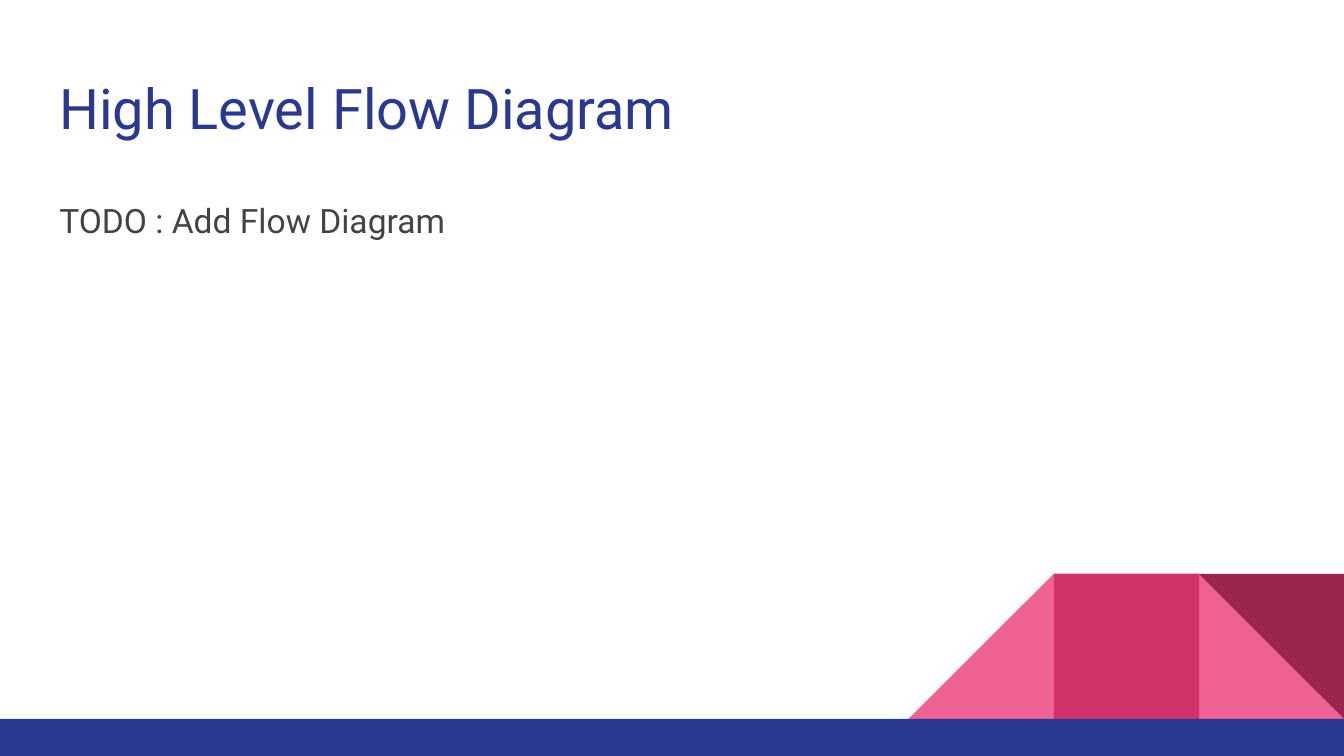
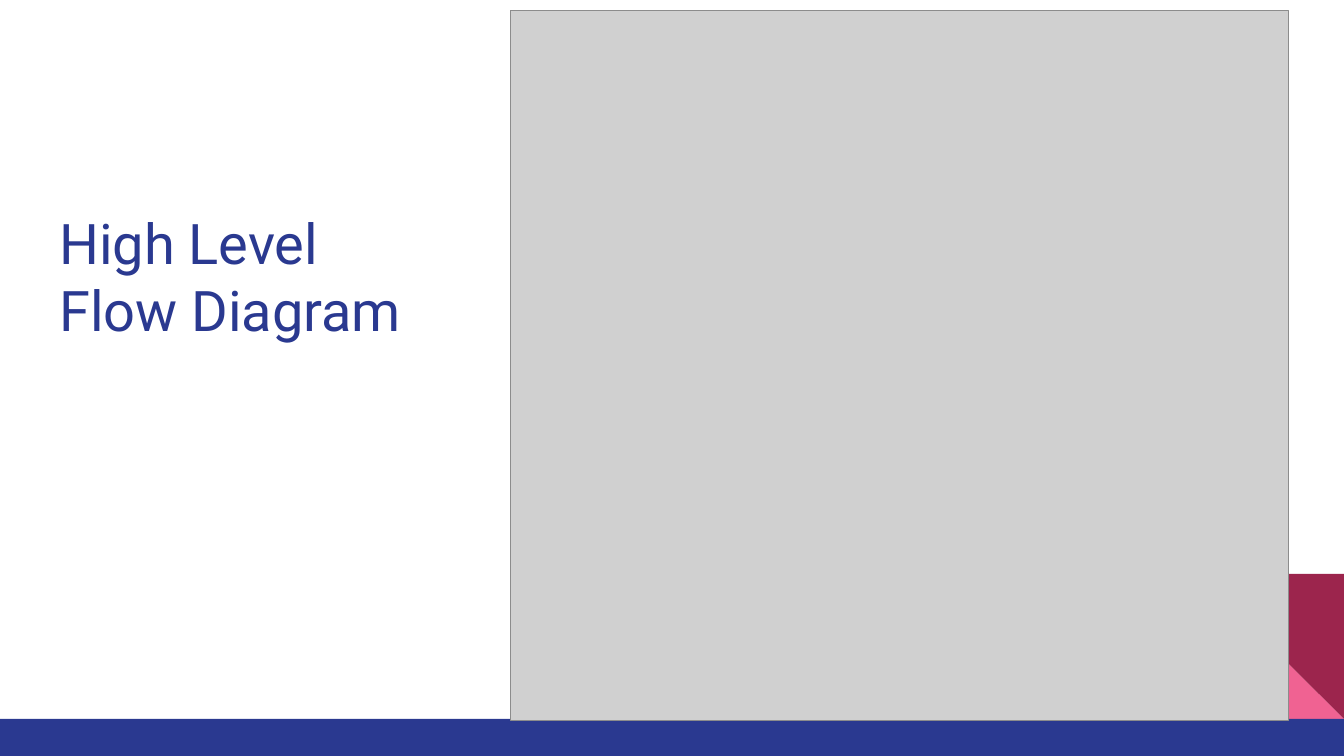
Before and after one commit to Anshul-Goyal/FY_Project, a slide deck: slide 8 of presentation/Mid_Term.pptx. Drawn at 1344x756 pixels with LibreOffice and Linux fonts; fonts in the diff are those of the drawing; grey boxes stand for pictures. Boxes give left, top, right and bottom in pixels: in the first picture for what was removed or moved away, otherwise in the second. Text is boxed around its words. In the diff, an @@ line names an element or a change of style, - is before the commit and + after.

```diff
--- a/presentation/Mid_Term.pptx
+++ b/presentation/Mid_Term.pptx
@@ picture added at [511, 11, 1289, 720] @@
@@ title "High Level Flow Diagram" rewrapped from [59, 87, 673, 141] to [59, 222, 401, 343] @@
@@ text removed at [59, 208, 445, 240] @@
-TODO : Add Flow Diagram
```
Also in this commit, not shown: 4 other slides changed, 1 slide added, 5 other files.
